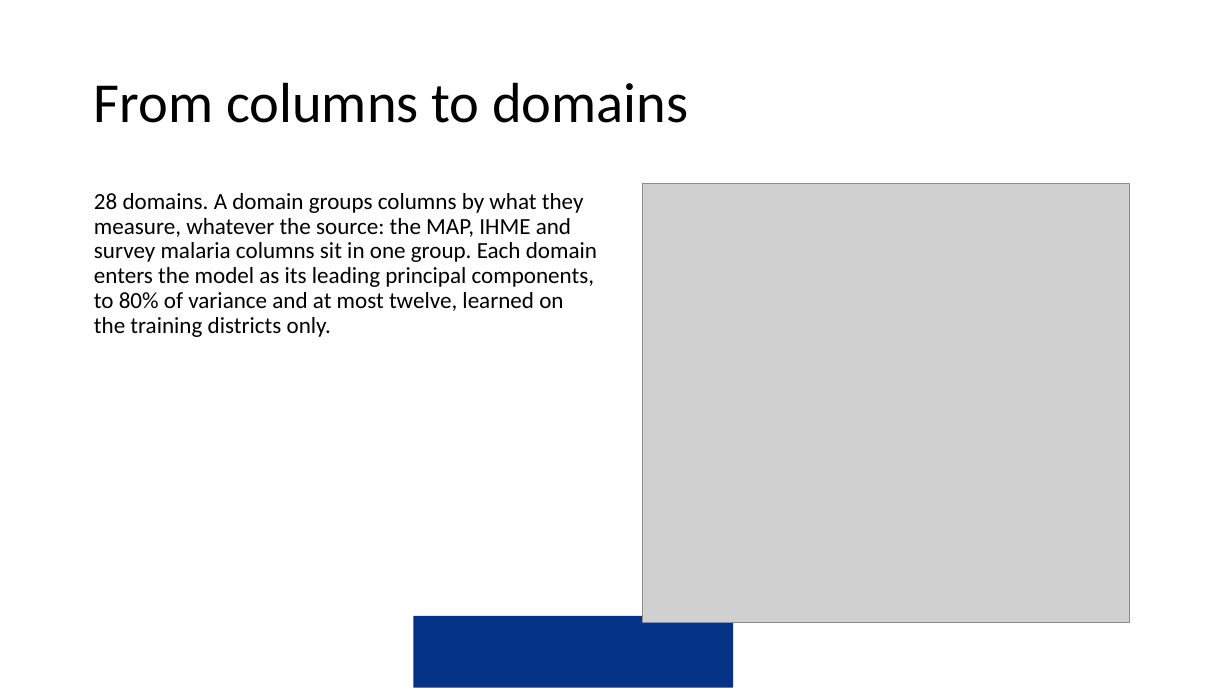
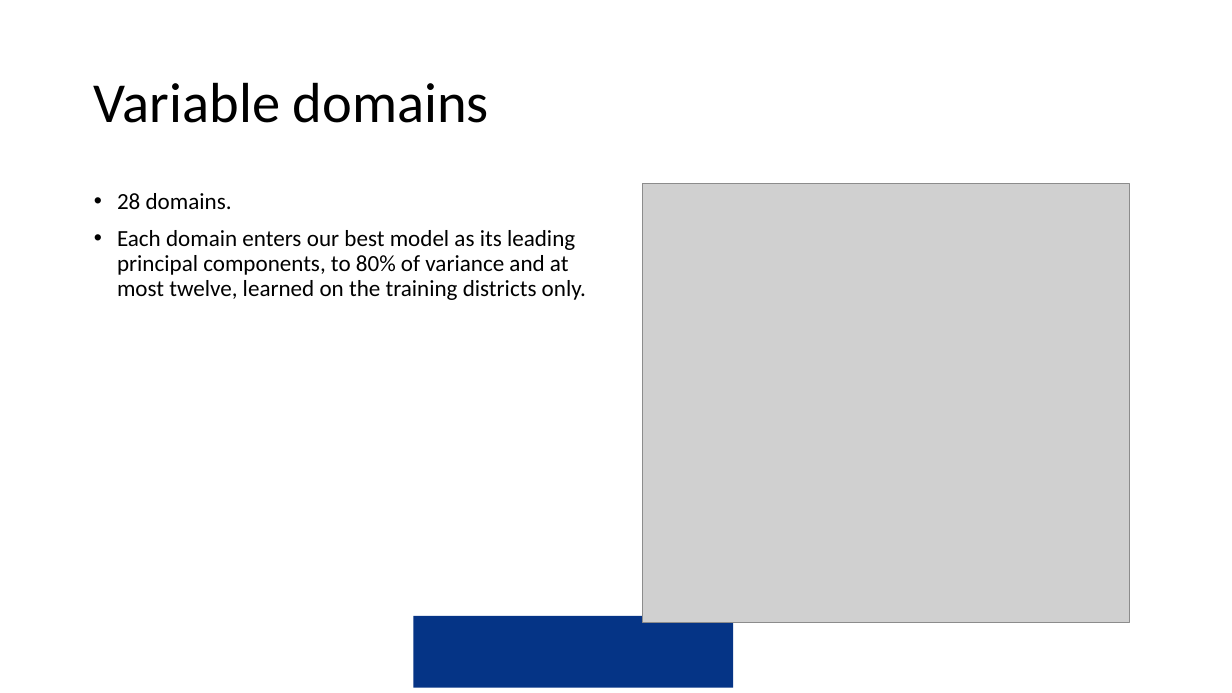
Before and after one commit to amertens/mn-prediction, a slide deck: slide 10 of docs/slides/MN-proxy-data-sources-2026-09.pptx (slide 7 before the commit). Drawn at 1232x693 pixels with LibreOffice and Linux fonts; fonts in the diff are those of the drawing; grey boxes stand for pictures; background and template pictures are left out. Boxes give left, top, right and bottom in pixels: in the first picture for what was removed or moved away, otherwise in the second. Text is boxed around its words. In the diff, an @@ line names an element or a change of style, - is before the commit and + after.

```diff
--- a/docs/slides/MN-proxy-data-sources-2026-09.pptx
+++ b/docs/slides/MN-proxy-data-sources-2026-09.pptx
@@ title at [94, 82, 489, 123]: text changed @@
-From columns to domains
+Variable domains
@@ text at [117, 193, 586, 300]: text changed @@
-28 domains. A domain groups columns by what they measure, whatever the source: the MAP, IHME and survey malaria columns sit in one group. Each domain enters the model as its leading principal components, to 80% of variance and at most twelve, learned on the training districts only.
+• 28 domains.
+• Each domain enters our best model as its leading principal components, to 80% of variance and at most twelve, learned on the training districts only.
```
Also in this commit, not shown: 8 other slides changed, 10 slides added, 8 slides removed, 36 other files.
